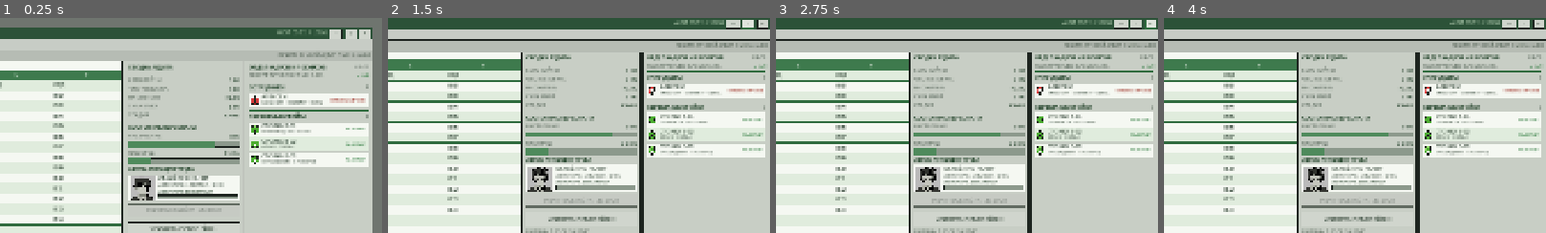
Above: before the commit, frames 1-4 (left to right).
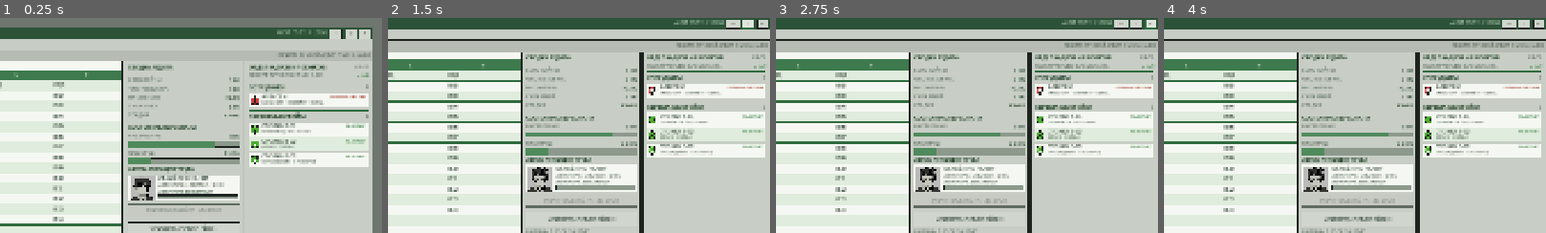
Above: after the commit, the same moments.

Repository: idlersgenii/Global-Optimization-Inc
Game: Godot game, scene res://scenes/MainDashboard.tscn
Two runs of this game, one before a commit and one after it. Both use one fixed random seed, a clock stepped at 60 frames per second and the inputs below. Sound files missing from this copy of the repository are replaced by a short silence.
Inputs:
- Up to frame 1 (0.25 s): no input
- Up to frame 2 (1.5 s): click "—" at 0.5 s; click "□" at 1.25 s
- Up to frame 3 (2.75 s): click "×" at 2 s
- Up to frame 4 (4 s): click "ФАЙЛ" at 2.75 s; click "ПРАВКА" at 3.5 s
The pictures show only the part of the screen within x 50-100%, y 0-50%; the shares and areas given below are measured in that part.

The runs differ from the first frame. In frame 1, 0.7% of the frame differs, in the area x 86-96%, y 36-68%; in frame 2, 0.6%; in frame 3, 0.6%; in frame 4, 0.6%.

Commit message:
Keep full HR registry details visible in sidebar rows

Diff:
--- a/scripts/hr_sidebar.gd
+++ b/scripts/hr_sidebar.gd
@@ -122,18 +122,18 @@
 	info.add_theme_constant_override("separation", 0)
 	row.add_child(info)
 
+	# Name and status share the first line; the detail gets the full width of
+	# the row below them, so longer labels never run under the status column.
+	var title_row := HBoxContainer.new()
+	title_row.add_theme_constant_override("separation", 4)
+	info.add_child(title_row)
+
 	var name_label := Label.new()
 	name_label.theme_type_variation = &"CellLabel"
 	name_label.text = name_text
 	name_label.clip_text = true
-	info.add_child(name_label)
-
-	var detail_label := Label.new()
-	detail_label.theme_type_variation = &"MutedLabel"
-	detail_label.add_theme_font_size_override("font_size", 10)
-	detail_label.text = detail_text
-	detail_label.clip_text = true
-	info.add_child(detail_label)
+	name_label.size_flags_horizontal = Control.SIZE_EXPAND_FILL
+	title_row.add_child(name_label)
 
 	var status_label := Label.new()
 	status_label.custom_minimum_size = Vector2(STATUS_WIDTH, 0.0)
@@ -143,7 +143,14 @@
 	status_label.add_theme_color_override("font_color", _status_color(status))
 	status_label.text = _status_label(status)
 	status_label.clip_text = true
-	row.add_child(status_label)
+	title_row.add_child(status_label)
+
+	var detail_label := Label.new()
+	detail_label.theme_type_variation = &"MutedLabel"
+	detail_label.add_theme_font_size_override("font_size", 10)
+	detail_label.text = detail_text
+	detail_label.clip_text = true
+	info.add_child(detail_label)
 
 	return panel
 
